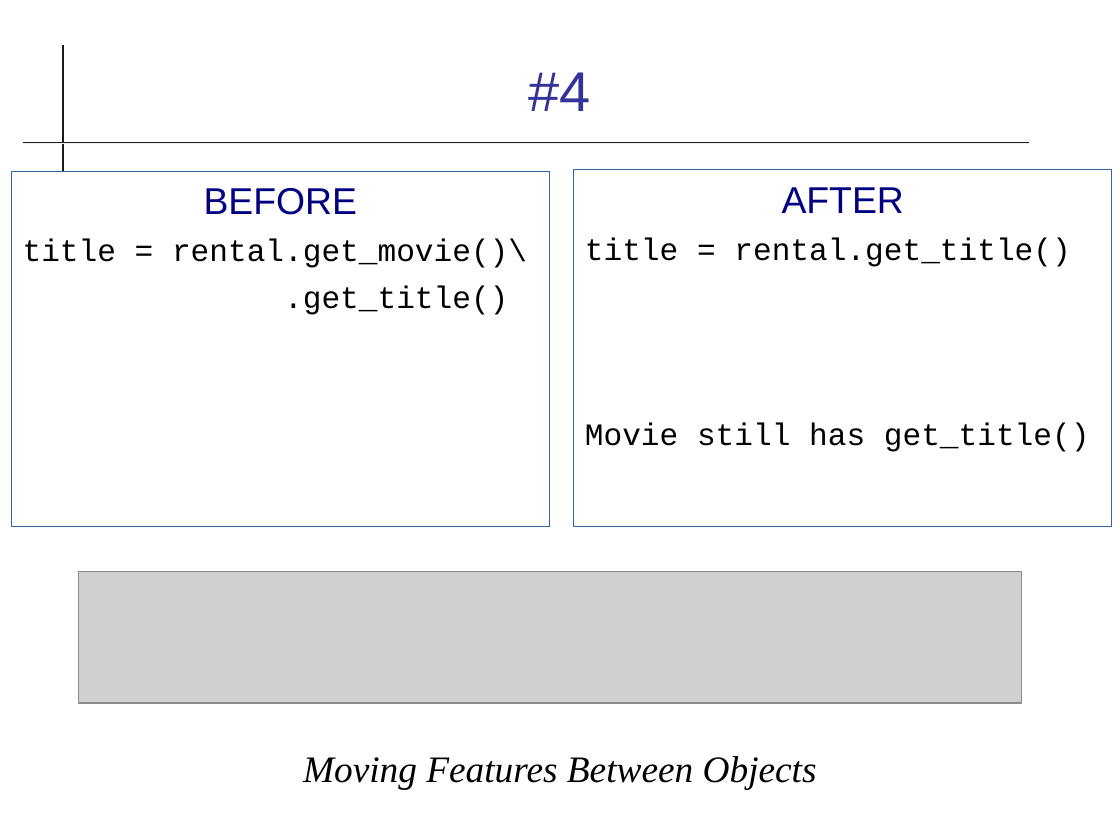
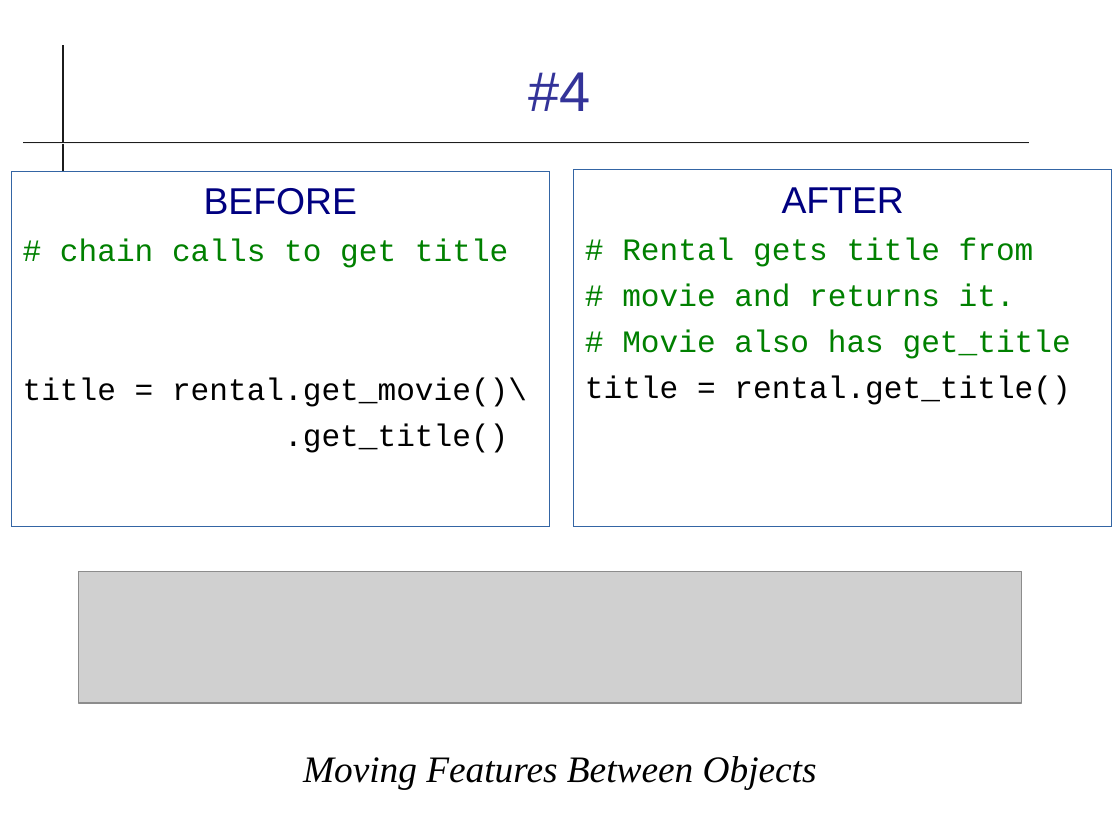
Before and after one commit to cpske/ISP, a slide deck: slide 5 of refactoring/Refactoring-Review.odp. Drawn at 1120x840 pixels with LibreOffice and Linux fonts; fonts in the diff are those of the drawing; grey boxes stand for pictures. Boxes give left, top, right and bottom in pixels: in the first picture for what was removed or moved away, otherwise in the second. Text is boxed around its words. In the diff, an @@ line names an element or a change of style, - is before the commit and + after.

Commit message:
update Movie Rental part 2 assignment

```diff
--- a/refactoring/Refactoring-Review.odp
+++ b/refactoring/Refactoring-Review.odp
@@ text at bbox=[60, 239, 508, 268]: paragraph added @@
+# chain calls to get title
@@ text at bbox=[622, 238, 1071, 359]: paragraphs added @@
+# Rental gets title from
+# movie and returns it.
+# Movie also has get_title
@@ text at bbox=[585, 422, 1090, 452]: paragraph removed @@
-Movie still has get_title()
```
Also in this commit, not shown: 15 other slides changed, 3 slides added, 1 slide removed, 6 other files.
